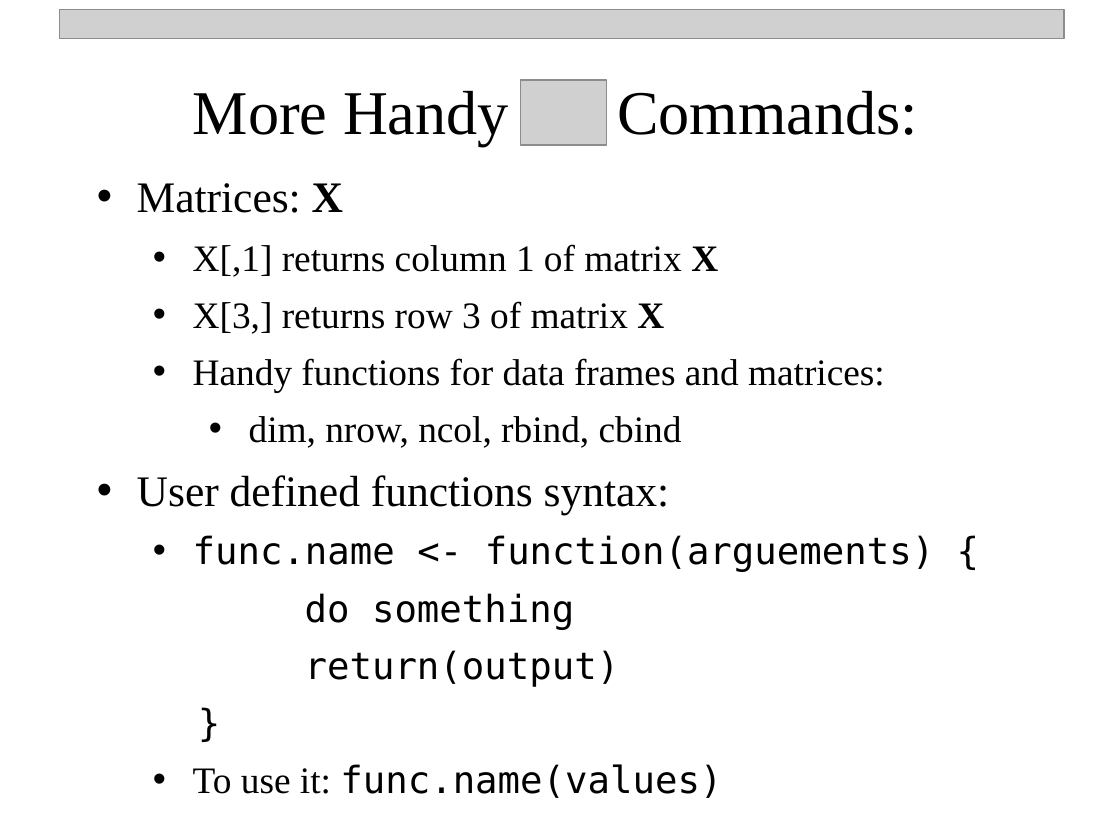
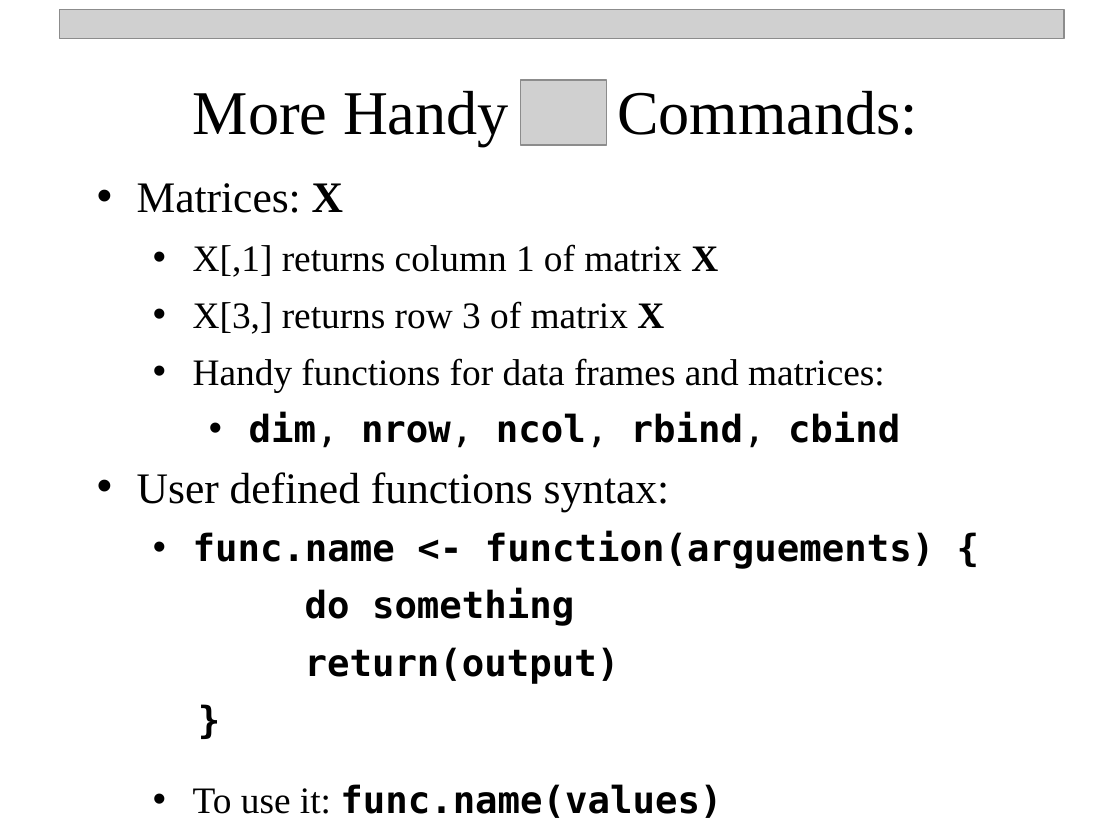
Before and after one commit to npetraco/CHE302, a slide deck: slide 16 of Laboratories/Lab0/Intro_To_R.pptx (slide 13 before the commit). Drawn at 1120x840 pixels with LibreOffice and Linux fonts; fonts in the diff are those of the drawing; grey boxes stand for pictures. Boxes give left, top, right and bottom in pixels: in the first picture for what was removed or moved away, otherwise in the second. Text is boxed around its words. In the diff, an @@ line names an element or a change of style, - is before the commit and + after.

```diff
--- a/Laboratories/Lab0/Intro_To_R.pptx
+++ b/Laboratories/Lab0/Intro_To_R.pptx
@@ text at (249, 412, 900, 448): font Times New Roman to DejaVu Sans Mono, bold on in "dim, nrow, ncol, rbind, cbind" @@
@@ text at (137, 475, 934, 798): paragraphs removed @@
-  • User defined functions syntax:
-    • func.name <- function(arguements) {
-    do something
-    return(output)
-    }
-    • To use it: func.name(values)
@@ text added at (137, 472, 934, 683), 24 pt, text #000000, bold @@
+  • User defined functions syntax:
+    • func.name <- function(arguements) {
+    do something
+    return(output)
+    }
@@ text added at (193, 784, 722, 818), 24 pt, text #000000, bold @@
+    • To use it: func.name(values)
```
Also in this commit, not shown: 3 other slides changed, 3 slides added, 1 other file.
